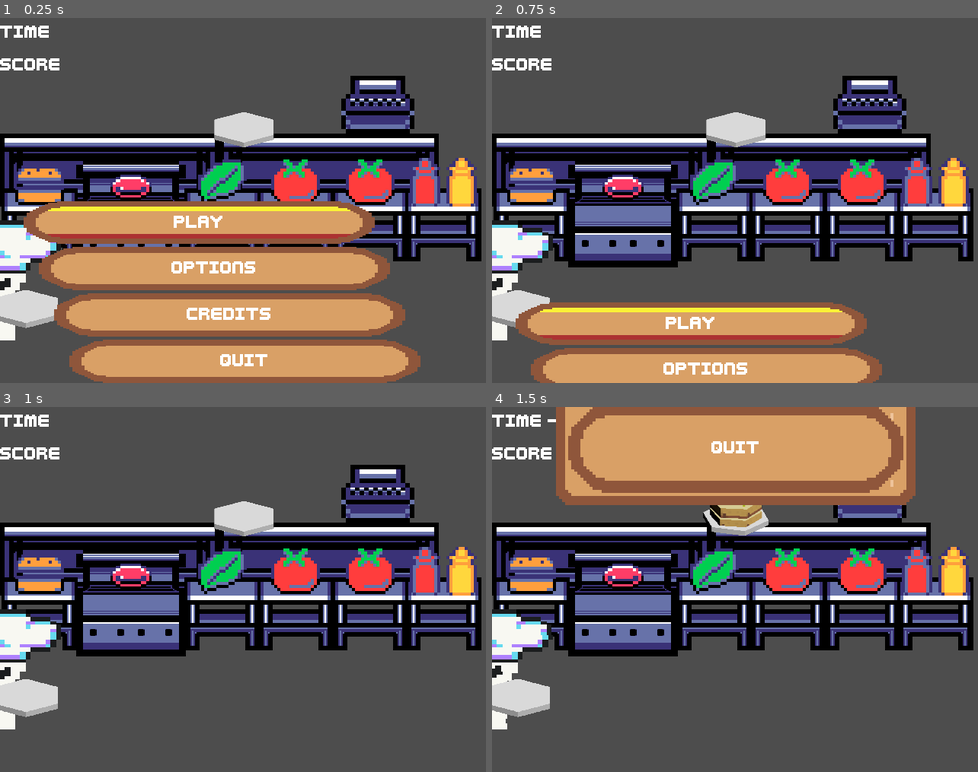
Above: before the commit, frames 1-4 (two rows, left to right).
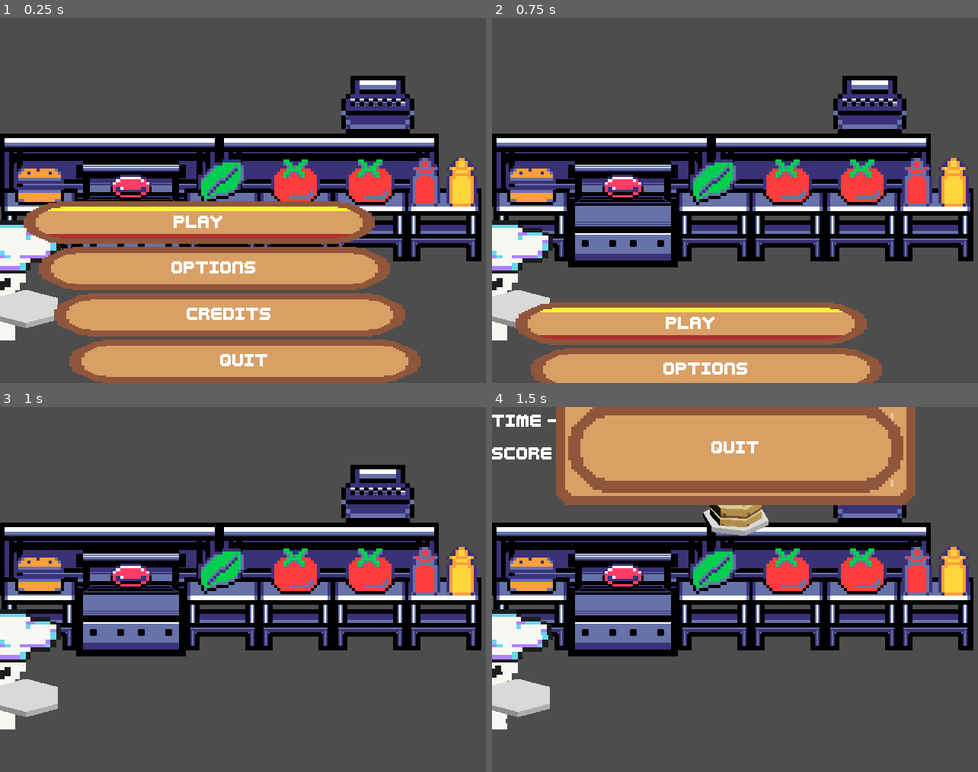
Above: after the commit, the same moments.

Repository: LettucePie/burgert
Game: Godot game, scene res://scenes/play.tscn
Same seed, same stepped clock (60 frames per second), same inputs: the game is played once before the commit and once after it.
Inputs:
- Up to frame 1 (0.25 s): no input
- Up to frame 2 (0.75 s): click "Play" at 0.5 s
- Up to frame 3 (1 s): no input
- Up to frame 4 (1.5 s): tap Enter (menu) at 1.25 s; hold Right (right) from 1.28 s (still down); tap Z (confirm) at 1.35 s

The runs differ from the first frame. In frame 1, 1.4% of the frame differs, in the area x 0-57%, y 2-36%; in frame 2, 1.4%; in frame 3, 1.4%; in frame 4, nothing differs.

Commit message:
update credits a smidge

Diff:
--- a/scenes/play.gd
+++ b/scenes/play.gd
@@ -7,6 +7,7 @@
 
 func _ready():
 	get_tree().paused = true
+	game_scene.stop_game()
 
 
 func _process(delta):
--- a/scenes/ui/main_menu.tscn
+++ b/scenes/ui/main_menu.tscn
@@ -1,8 +1,9 @@
-[gd_scene load_steps=16 format=3 uid="uid://tsfaclpdbofl"]
+[gd_scene load_steps=18 format=3 uid="uid://tsfaclpdbofl"]
 
 [ext_resource type="Script" path="res://scenes/ui/main_menu.gd" id="1_b0wja"]
 [ext_resource type="Theme" uid="uid://cwt3w4hm8o87b" path="res://assets/resources/ui/theme_a.tres" id="1_oirqw"]
 [ext_resource type="Script" path="res://scenes/ui/slider_input.gd" id="3_cpm03"]
+[ext_resource type="FontFile" uid="uid://dxal2gbw47rpc" path="res://third-party/kenney-nl/fonts/Kenney Mini.ttf" id="4_ovyib"]
 
 [sub_resource type="Animation" id="Animation_kgpfh"]
 length = 0.001
@@ -494,6 +495,10 @@
 "quit_game": SubResource("Animation_2ayle"),
 "start": SubResource("Animation_v5kc5")
 }
+
+[sub_resource type="LabelSettings" id="LabelSettings_6dlio"]
+font = ExtResource("4_ovyib")
+shadow_color = Color(0.0313726, 0.0313726, 0.0313726, 0.333333)
 
 [node name="MainMenu" type="Control" node_paths=PackedStringArray("anim")]
 process_mode = 2
@@ -781,15 +786,17 @@
 
 [node name="Label2" type="Label" parent="Credits/Panel/VBoxContainer"]
 layout_mode = 2
-text = "Art, Design - Houndfall
-Programming - lettucepie
+text = "Art, Sound, Design - Houndfall
+Programming, Design - lettucepie
 
 Made in
 Godot 4.2.2
 Aseprite
+Krita
 
 third-party assets
 kenney-nl fonts"
+label_settings = SubResource("LabelSettings_6dlio")
 horizontal_alignment = 1
 vertical_alignment = 1
 
